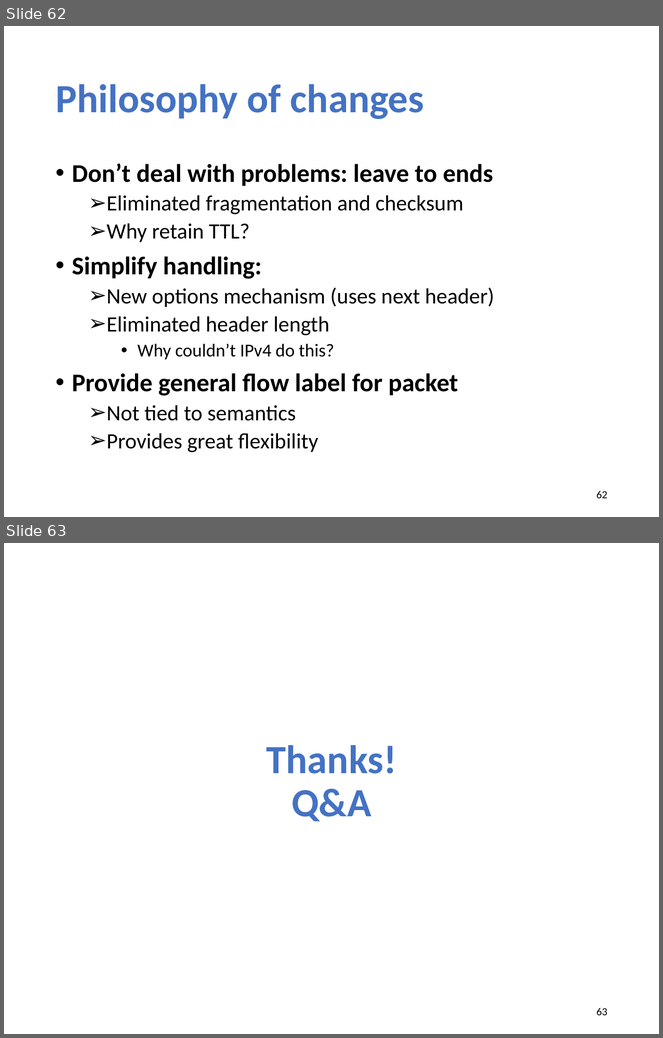
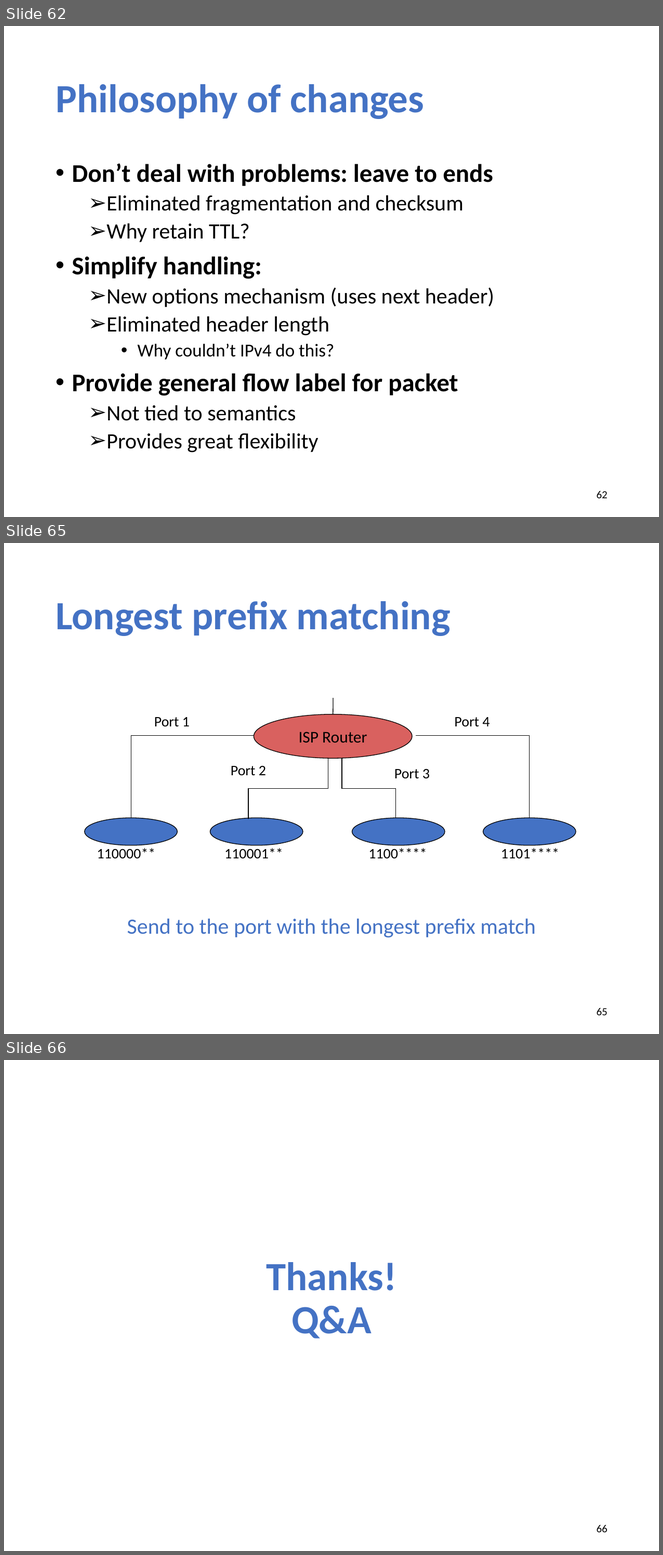
Before and after one commit to xinjin/course-net, a slide deck: slides/Midterm_review.pptx. Shown one above the other, each under a label of ours: slides 62 and 63 before the commit, slides 62, 65 and 66 after it; the slides between them are not shown. The pictures are 663x1038 and 663x1555 pixels, drawn with LibreOffice and Linux fonts; fonts in the diff are those of the drawing. Boxes give left, top, right and bottom in pixels: in the first picture for what was removed or moved away, otherwise in the second. Text is boxed around its words. In the diff, an @@ line names an element or a change of style, - is before the commit and + after.

```diff
--- a/slides/Midterm_review.pptx
+++ b/slides/Midterm_review.pptx
@@ slide 65 added at <box>4,543,659,1034</box>, background #FFFFFF @@
@@ title added at <box>55,601,451,636</box>, 44 pt, text #4472C4, bold @@
+Longest prefix matching
@@ line added from (333, 698) to (333, 715), #000000 0.75 pt @@
@@ text added at <box>154,717,190,727</box>, 16 pt, text #000000 @@
+Port 1
@@ group added at <box>85,715,576,859</box>: 5 ellipses, 4 texts, 4 elbow lines @@
+110000**
+110001**
+1100****
+1101****
+ISP Router
@@ text added at <box>454,717,490,727</box>, 16 pt, text #000000 @@
+Port 4
@@ text added at <box>231,766,266,775</box>, 16 pt, text #000000 @@
+Port 2
@@ text added at <box>395,769,430,779</box>, 16 pt, text #000000 @@
+Port 3
@@ text added at <box>127,919,536,938</box>, 24 pt, text #4472C4 @@
+Send to the port with the longest prefix match
@@ page number added at <box>597,1008,608,1016</box>, 12 pt, text #000000 @@
+65
@@ what was slide 63 is now slide 66 @@
@@ page number at <box>597,1525,608,1533</box>: text changed @@
-63
+66
```
Also in this commit, not shown: 7 slides changed, 2 other slides added, 1 other file.
